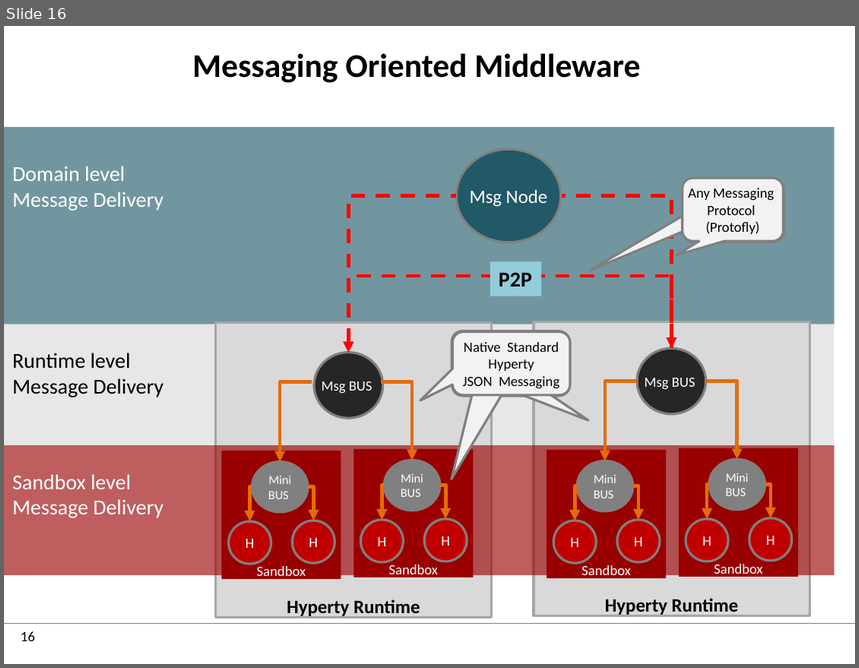
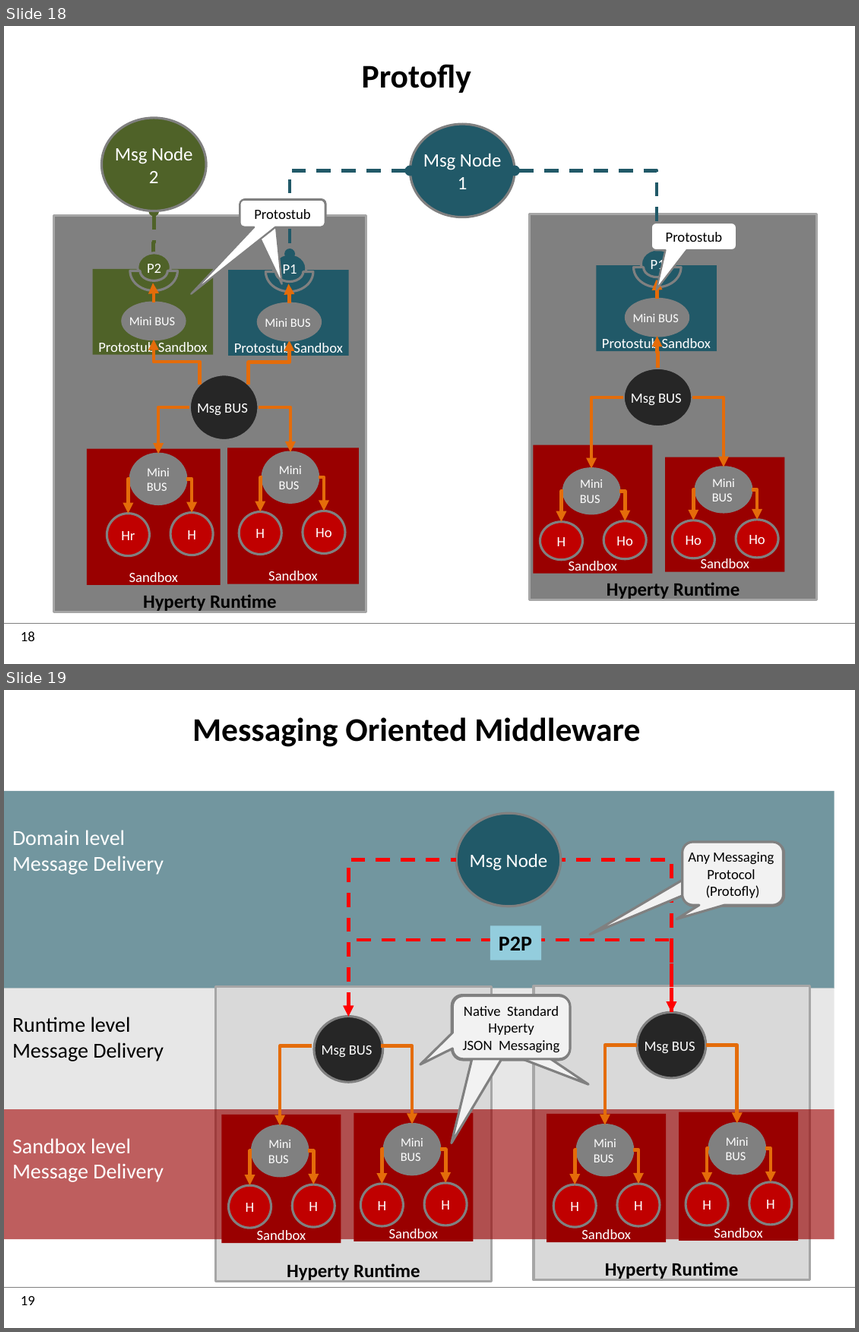
Before and after one commit to reTHINK-project/dev-service-framework, a slide deck: docs/manuals/images.pptx. Shown one above the other, each under a label of ours: slide 16 before the commit, slides 18 and 19 after it. The pictures are 859x668 and 859x1332 pixels, drawn with LibreOffice and Linux fonts; fonts in the diff are those of the drawing; background and template pictures are left out. Boxes give left, top, right and bottom in pixels: in the first picture for what was removed or moved away, otherwise in the second. Text is boxed around its words. In the diff, an @@ line names an element or a change of style, - is before the commit and + after.

Commit message:
manuals update with protofly and trust model (initial version) as well as some initial code snippets catalogue data object small update: guid -> cguid

```diff
--- a/docs/manuals/images.pptx
+++ b/docs/manuals/images.pptx
@@ slide 18 added at (4,26,855,664), background #FFFFFF; not listed: 2 template elements that a slide beside it also shows @@
@@ title added at (362,64,471,93), 28 pt, text #000000, bold @@
+Protofly
@@ rounded speech box added at (240,199,325,227), fill #FFFFFF, outline #808080 1.5 pt, 12 pt, text #000000 @@
+Protostub
@@ rounded speech box added at (240,199,325,227), fill #FFFFFF, outline #808080 1.5 pt @@
@@ rectangle added at (53,216,366,613), fill #808080, outline #A6A6A6 2 pt, 16 pt, text #000000, bold @@
+Hyperty Runtime
@@ rectangle added at (530,214,817,601), fill #808080, outline #A6A6A6 2 pt, 16 pt, text #000000, bold @@
+Hyperty Runtime
@@ rounded speech box added at (651,223,736,250), fill #FFFFFF, outline #808080 1.5 pt, 12 pt, text #000000 @@
+Protostub
@@ group added at (87,118,785,585): 22 ellipses, 18 elbow arrows, 7 rectangles, 3 elbow double arrows, 3 arch (boxed as its full ring)s @@
+Sandbox
+Sandbox
+Sandbox
+Msg Node
+1
+Msg BUS
+Sandbox
+Msg BUS
+Mini
+BUS
+Ho
+H
+Mini
+BUS
+Ho
+Ho
+Mini
+BUS
+H
+Hr
+Mini
+BUS
+Ho
+H
+Protostub Sandbox
+P1
+Msg Node
+2
+Mini BUS
+Protostub Sandbox
+P2
+Mini BUS
+Protostub Sandbox
+P1
+Mini BUS
@@ what was slide 16 is now slide 19 @@
@@ page number at (21,1296,35,1306): text changed @@
-16
+19
```
Also in this commit, not shown: 1 slide changed, 2 other slides added, 5 other files.
